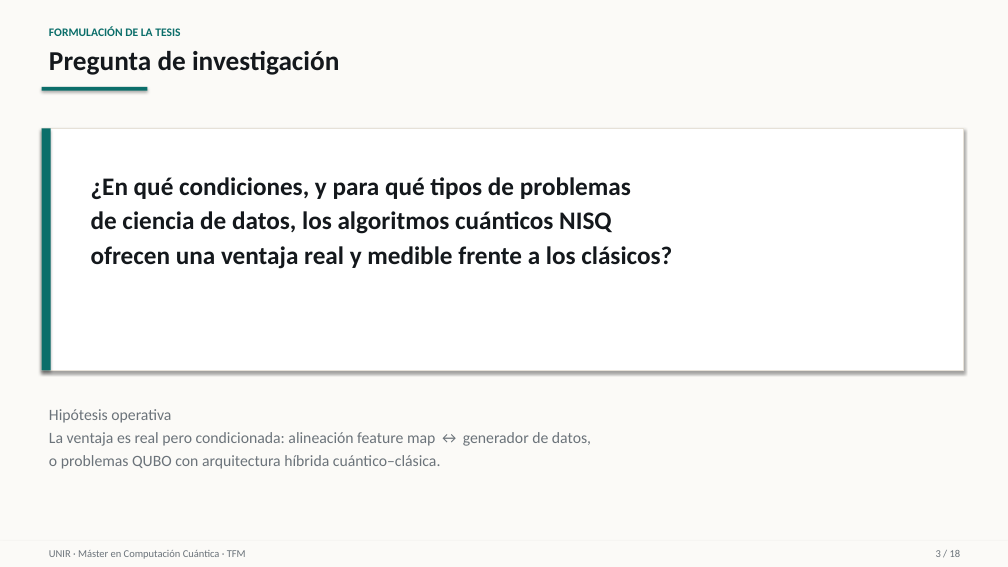
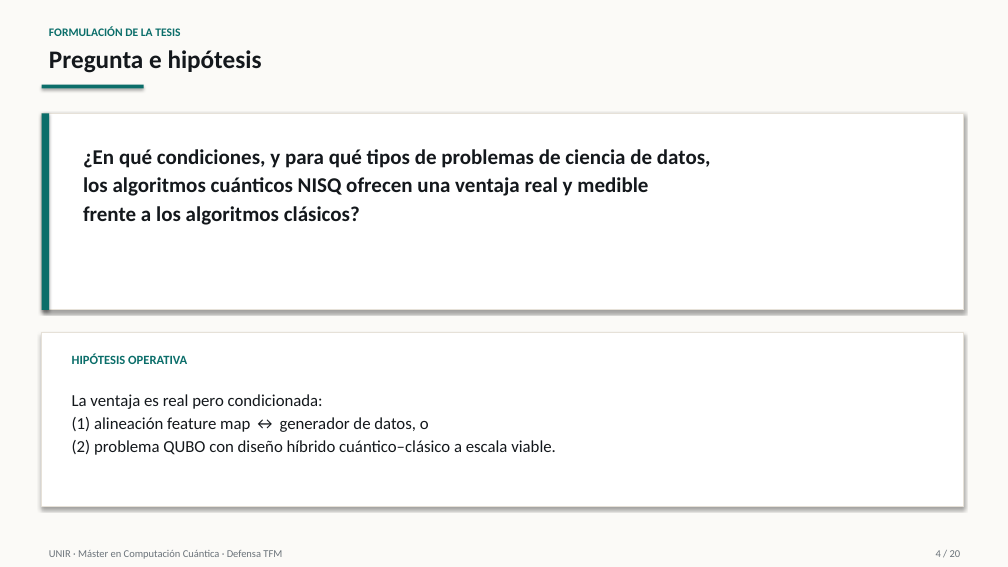
Before and after one commit to juandapradam12/OldUNIR-MasterQC-QuantumAdvantageInDataScienceOld, a slide deck: slide 4 of Entregas/Defensa/Defensa_TFM_QuantumAdvantage.pptx (slide 3 before the commit). Drawn at 1008x567 pixels with LibreOffice and Linux fonts; fonts in the diff are those of the drawing. Boxes give left, top, right and bottom in pixels: in the first picture for what was removed or moved away, otherwise in the second. Text is boxed around its words. In the diff, an @@ line names an element or a change of style, - is before the commit and + after.

```diff
--- a/Entregas/Defensa/Defensa_TFM_QuantumAdvantage.pptx
+++ b/Entregas/Defensa/Defensa_TFM_QuantumAdvantage.pptx
@@ text at bbox=[49, 50, 262, 73]: text changed; size 26 to 24 pt @@
-Pregunta de investigación
+Pregunta e hipótesis
@@ rectangle: place and size @@
-rectangle at bbox=[42, 129, 964, 371]
+rectangle at bbox=[42, 113, 964, 310]
@@ rectangle: place and size @@
-rectangle at bbox=[42, 129, 51, 371]
+rectangle at bbox=[42, 113, 49, 310]
@@ text at bbox=[83, 149, 711, 225]: text changed; size 24 to 20 pt @@
-¿En qué condiciones, y para qué tipos de problemas
-de ciencia de datos, los algoritmos cuánticos NISQ
-ofrecen una ventaja real y medible frente a los clásicos?
+¿En qué condiciones, y para qué tipos de problemas de ciencia de datos,
+los algoritmos cuánticos NISQ ofrecen una ventaja real y medible
+frente a los algoritmos clásicos?
@@ rectangle added at bbox=[42, 333, 964, 507], fill #FFFFFF, outline #E6E1D8 1 pt @@
@@ text added at bbox=[72, 353, 187, 364], 12 pt, text #0B6E6A, bold @@
+HIPÓTESIS OPERATIVA
@@ text at bbox=[72, 394, 556, 455]: text changed; size 15 to 16 pt; text colour #6B737A to #14181C @@
-Hipótesis operativa
-La ventaja es real pero condicionada: alineación feature map ↔ generador de datos,
-o problemas QUBO con arquitectura híbrida cuántico–clásica.
+La ventaja es real pero condicionada:
+(1) alineación feature map ↔ generador de datos, o
+(2) problema QUBO con diseño híbrido cuántico–clásico a escala viable.
@@ rectangle removed at bbox=[0, 541, 1008, 567] @@
@@ text at bbox=[49, 550, 282, 559]: text changed @@
-UNIR · Máster en Computación Cuántica · TFM
+UNIR · Máster en Computación Cuántica · Defensa TFM
@@ text at bbox=[936, 550, 961, 557]: text changed @@
-3 / 18
+4 / 20
```
Also in this commit, not shown: 11 other slides changed, 8 slides added, 6 slides removed, 1 other file.
